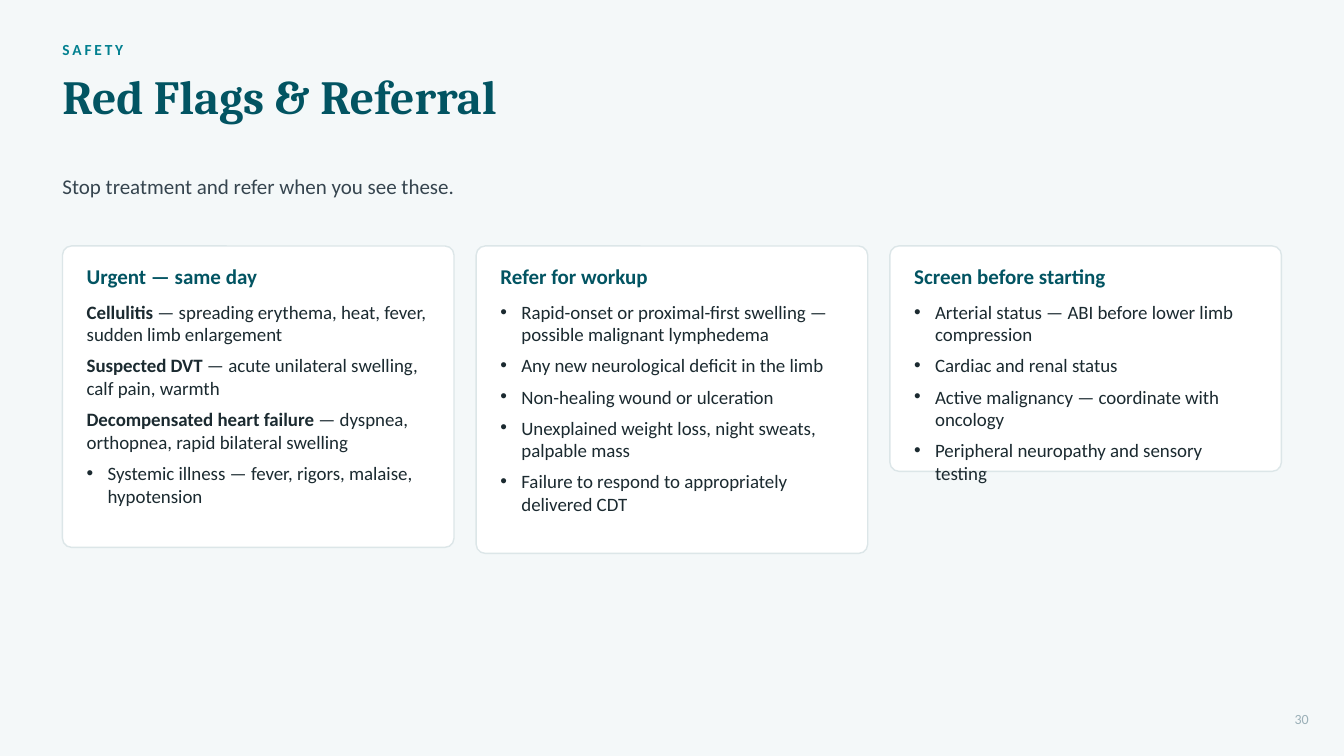
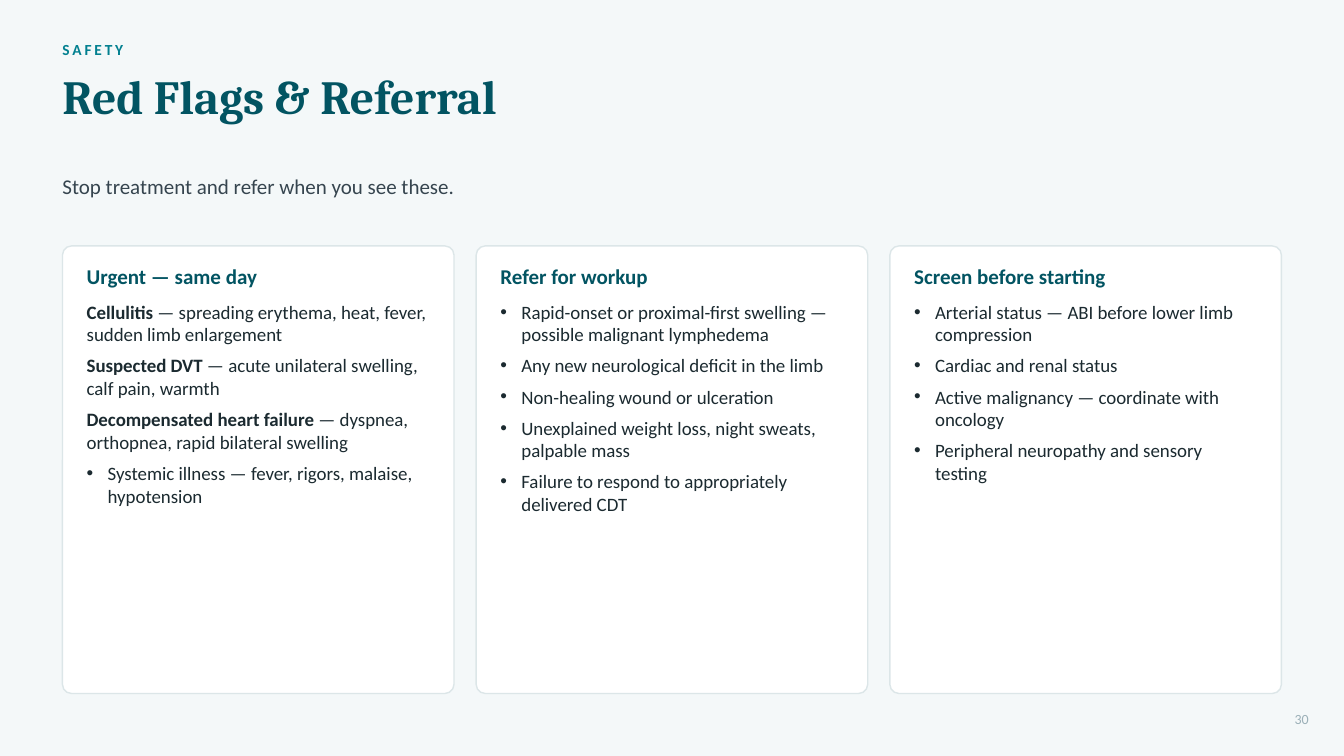
Before and after one commit to Information-vs-Energy-vs-Matter/Total_body_therapy_-_wellness, a slide deck: slide 30 of Lymphedema_Lipedema_TBTW.pptx. Drawn at 1344x756 pixels with LibreOffice and Linux fonts; fonts in the diff are those of the drawing. Boxes give left, top, right and bottom in pixels: in the first picture for what was removed or moved away, otherwise in the second. Text is boxed around its words. In the diff, an @@ line names an element or a change of style, - is before the commit and + after.

```diff
--- a/Lymphedema_Lipedema_TBTW.pptx
+++ b/Lymphedema_Lipedema_TBTW.pptx
@@ rounded rectangle: place and size @@
-rounded rectangle at (63, 246, 454, 547)
+rounded rectangle at (63, 246, 454, 694)
@@ rounded rectangle: place and size @@
-rounded rectangle at (476, 246, 867, 554)
+rounded rectangle at (476, 246, 867, 694)
@@ proportions changed in 3 elements at (476, 246, 867, 694), (63, 246, 454, 694), (890, 246, 1281, 694) @@
@@ rounded rectangle: place and size @@
-rounded rectangle at (890, 246, 1281, 472)
+rounded rectangle at (890, 246, 1281, 694)
@@ text "Arterial status — ABI before ..." rewrapped from (935, 306, 1233, 460) to (935, 306, 1233, 484) @@
```
Also in this commit, not shown: 17 other slides changed, 2 slides added, 9 other files.
